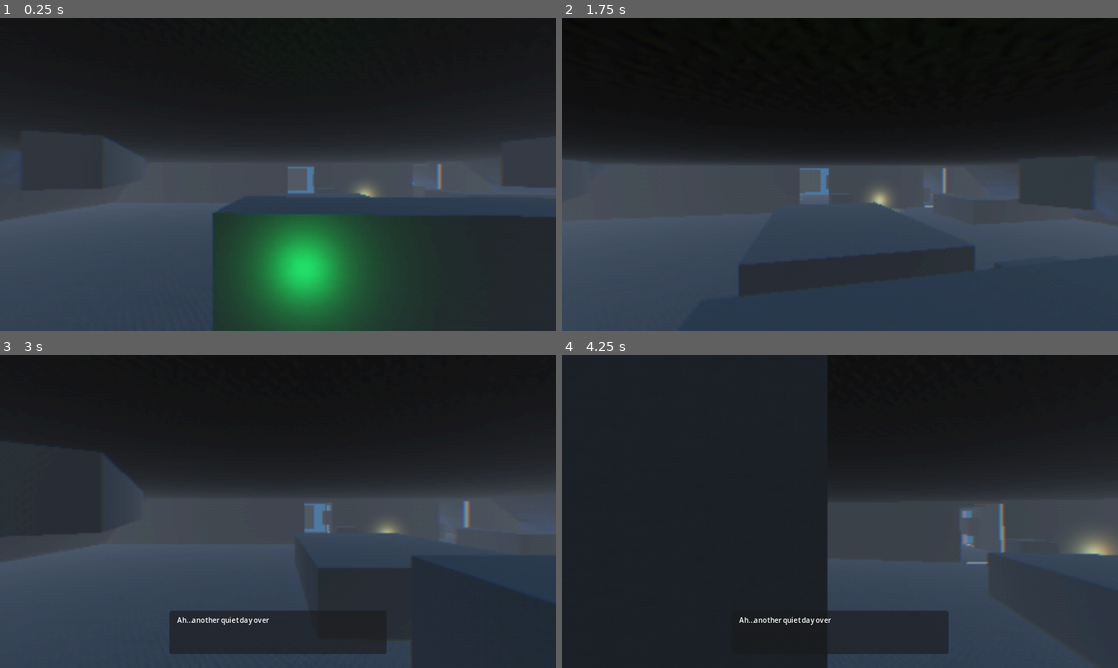
Above: before the commit, frames 1-4 (two rows, left to right).
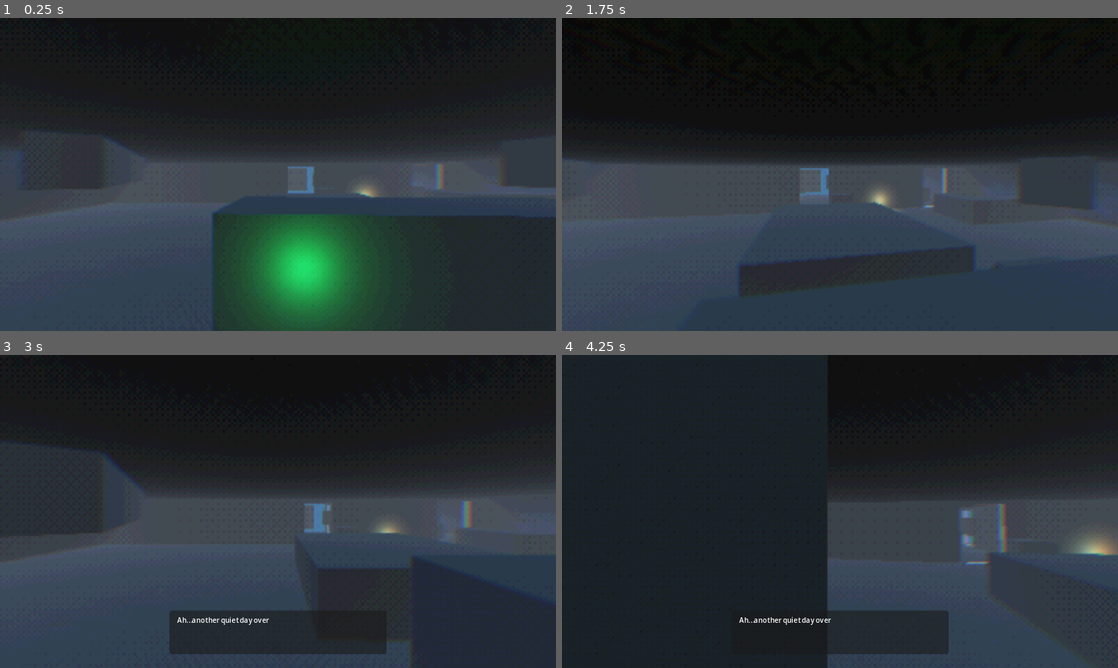
Above: after the commit, the same moments.

Repository: chybby/ldjam57
Game: Godot game, scene res://scenes/main/main.tscn
Same seed, same stepped clock (60 frames per second), same inputs: the game is played once before the commit and once after it.
Inputs (mouse positions are in pixels of both pictures, inside the frame that each line leads up to):
- Up to frame 1 (0.25 s): no input
- Up to frame 2 (1.75 s): tap Enter at 0.5 s; move the mouse to (834, 180) at 0.52 s; hold Ctrl (crouch) 0.53-1.28 s; hold W (move_forward) from 0.53 s (still down); tap Space (jump) at 0.77, 1.25, 1.52 s; move the mouse to (878, 177) at 1.27 s; click (878, 177) at 1.35 s
- Up to frame 3 (3 s): move the mouse to (233, 508) at 2.02 s; tap Shift (sprint) at 2.1 s; move the mouse to (283, 511) at 2.77 s; release W (move_forward) at 2.78 s; hold A (move_left) from 2.78 s (still down); tap O at 2.85 s
- Up to frame 4 (4.25 s): tap Space (jump) at 3.02, 3.77 s; move the mouse to (817, 505) at 3.52 s; release A (move_left) at 3.53 s; hold W (move_forward) from 3.53 s (still down); tap U at 3.6 s

The runs differ from the first frame. In frame 1, less than 0.1% of the frame differs, in the area x 64-80%, y 46-58%; in frame 2, less than 0.1%; in frame 3, 0.1%; in frame 4, 0.2%, in the area x 72-98%, y 47-68%.

Commit message:
added water effects

Diff:
--- a/scenes/game_objects/level/level.tscn
+++ b/scenes/game_objects/level/level.tscn
@@ -1,8 +1,10 @@
-[gd_scene load_steps=47 format=4 uid="uid://b8ic6wdu3t8ql"]
+[gd_scene load_steps=51 format=4 uid="uid://b8ic6wdu3t8ql"]
 
 [ext_resource type="Script" uid="uid://b14gnnw5gomgq" path="res://scenes/main/level.gd" id="1_pt7sd"]
 [ext_resource type="PackedScene" uid="uid://bdlc32ufvi3ef" path="res://interactable.tscn" id="2_1i0lj"]
 [ext_resource type="Texture2D" uid="uid://ndw2wx1q8tff" path="res://assets/wall90.png" id="2_78e8x"]
+[ext_resource type="Shader" uid="uid://blr6vvhgbh0fy" path="res://scenes/game_objects/level/water.gdshader" id="2_ltutm"]
+[ext_resource type="Texture2D" uid="uid://d1skwc4ipvwcc" path="res://assets/clear+sea+water-256x256.png" id="3_2ptmb"]
 [ext_resource type="Texture2D" uid="uid://dm553r43cdjbl" path="res://assets/floor.png" id="3_ltutm"]
 [ext_resource type="PackedScene" uid="uid://c51gq1dbqkgk8" path="res://trigger.tscn" id="5_llh75"]
 [ext_resource type="Script" uid="uid://d0xy42ycsao2k" path="res://scenes/game_objects/level/warninglight.gd" id="6_ltutm"]
@@ -23,22 +25,65 @@
 [sub_resource type="BoxShape3D" id="BoxShape3D_llh75"]
 size = Vector3(39, 30, 16)
 
-[sub_resource type="StandardMaterial3D" id="StandardMaterial3D_2ptmb"]
-albedo_color = Color(0, 0.748042, 0.748042, 1)
+[sub_resource type="ShaderMaterial" id="ShaderMaterial_2ptmb"]
+render_priority = 0
+shader = ExtResource("2_ltutm")
+shader_parameter/wave_texture = ExtResource("3_2ptmb")
+shader_parameter/enable_surface = false
+shader_parameter/water_color = Color(0.041, 0.147, 0.161, 0.95)
+shader_parameter/line_color = Color(0.205117, 0.205117, 0.205117, 0.426)
+shader_parameter/line_thickness = 0.01
+shader_parameter/line_threshold = 0.8
+shader_parameter/line_speed = 0.002
+shader_parameter/wave_frequency = 50.0
+shader_parameter/wave_direction = Vector2(0.5, 1)
+shader_parameter/wave_speed = 1.0
+shader_parameter/wave_height = 0.03
+shader_parameter/steps = 5.0
 
 [sub_resource type="PlaneMesh" id="PlaneMesh_qx8j2"]
-material = SubResource("StandardMaterial3D_2ptmb")
+material = SubResource("ShaderMaterial_2ptmb")
 size = Vector2(25, 6)
 
+[sub_resource type="ShaderMaterial" id="ShaderMaterial_vghux"]
+render_priority = 0
+shader = ExtResource("2_ltutm")
+shader_parameter/enable_surface = false
+shader_parameter/water_color = Color(0.0392157, 0.145098, 0.160784, 0.94902)
+shader_parameter/line_color = Color(1, 1, 1, 1)
+shader_parameter/line_thickness = 0.1
+shader_parameter/line_threshold = 0.7
+shader_parameter/line_speed = 0.0
+shader_parameter/wave_frequency = 50.0
+shader_parameter/wave_direction = Vector2(1, 0.5)
+shader_parameter/wave_speed = 1.0
+shader_parameter/wave_height = 0.25
+shader_parameter/steps = 5.0
+
 [sub_resource type="PlaneMesh" id="PlaneMesh_tswho"]
-material = SubResource("StandardMaterial3D_2ptmb")
+material = SubResource("ShaderMaterial_vghux")
 size = Vector2(50, 50)
 
 [sub_resource type="BoxShape3D" id="BoxShape3D_ltutm"]
 size = Vector3(33, 31, 78.5)
 
+[sub_resource type="ShaderMaterial" id="ShaderMaterial_h1d51"]
+render_priority = 0
+shader = ExtResource("2_ltutm")
+shader_parameter/enable_surface = false
+shader_parameter/water_color = Color(0.041, 0.147, 0.161, 0.95)
+shader_parameter/line_color = Color(1, 1, 1, 1)
+shader_parameter/line_thickness = 0.1
+shader_parameter/line_threshold = 0.7
+shader_parameter/line_speed = 0.0
+shader_parameter/wave_frequency = 50.0
+shader_parameter/wave_direction = Vector2(1, 0.5)
+shader_parameter/wave_speed = 1.0
+shader_parameter/wave_height = 0.03
+shader_parameter/steps = 5.0
+
 [sub_resource type="PlaneMesh" id="PlaneMesh_2ptmb"]
-material = SubResource("StandardMaterial3D_2ptmb")
+material = SubResource("ShaderMaterial_h1d51")
 size = Vector2(50, 50)
 
 [sub_resource type="BoxShape3D" id="BoxShape3D_h1d51"]
@@ -296,6 +341,7 @@
 
 [node name="Water" type="Area3D" parent="."]
 transform = Transform3D(1, 0, 0, 0, 1, 0, 0, 0, 1, -37, 10.5, -3.3)
+visible = false
 collision_layer = 8
 collision_mask = 0
 monitoring = false
@@ -930,6 +976,8 @@
 omni_range = 4.0
 omni_attenuation = 2.0
 script = ExtResource("6_ltutm")
+intensity = 4.0
+blink_speed = 2.0
 exit_light = true
 
 [node name="OmniLight3D5" type="OmniLight3D" parent="Geometry/CommandDeck"]
@@ -947,8 +995,15 @@
 omni_range = 1.5
 omni_attenuation = 2.0
 
-[node name="OmniLight3D6" type="OmniLight3D" parent="Geometry/CommandDeck"]
+[node name="light" type="OmniLight3D" parent="Geometry/CommandDeck"]
 transform = Transform3D(1, 0, 0, 0, 1, 0, 0, 0, 1, 12.4487, -0.142873, 10.6899)
+light_color = Color(0.744757, 0.654545, 0.421907, 1)
+light_energy = 2.0
+omni_range = 1.5
+omni_attenuation = 2.0
+
+[node name="light2" type="OmniLight3D" parent="Geometry/CommandDeck"]
+transform = Transform3D(1, 0, 0, 0, 1, 0, 0, 0, 1, 43.3712, -7.12102, -0.810903)
 light_color = Color(0.744757, 0.654545, 0.421907, 1)
 light_energy = 2.0
 omni_range = 1.5
--- /dev/null
+++ b/scenes/game_objects/level/water.gdshader
@@ -0,0 +1,66 @@
+shader_type spatial;
+render_mode unshaded, depth_draw_opaque, cull_back;
+
+uniform sampler2D wave_texture;
+
+uniform bool enable_surface = false;
+
+uniform vec4 water_color : source_color = vec4(0.041, 0.147, 0.161, 0.95);
+uniform vec4 line_color : source_color = vec4(1.0, 1.0, 1.0, 1.0);
+uniform float line_thickness : hint_range(0.01, 0.5) = 0.1;
+uniform float line_threshold : hint_range(0.0, 1.0) = 0.7;
+
+uniform float line_speed;
+
+uniform float wave_frequency = 50.0;
+uniform vec2 wave_direction = vec2(1.0, 0.5);
+uniform float wave_speed = 1;
+uniform float wave_height = 0.03;
+uniform float steps = 5.0;
+
+float wave_function(vec2 position, float time){
+    float wave = sin(position.x * wave_frequency + time * wave_speed) * 0.5;
+    wave += sin(position.y * wave_frequency * 0.8 + time * wave_speed * 1.2) * 0.5;
+
+    wave = floor(wave * steps) / steps;
+
+    return wave * wave_height;
+}
+
+void vertex() {
+	// Called for every vertex the material is visible on.
+    VERTEX.y += wave_function(VERTEX.xz, TIME);
+}
+
+void fragment() {
+    if(enable_surface)
+    {
+        vec2 scroll_amount = sin(wave_direction * TIME * line_speed);
+
+        vec2 noise_uv = fract(UV + scroll_amount);
+        float noise_value = texture(wave_texture, noise_uv).r;
+
+        float line_mask = smoothstep(line_threshold - line_thickness, line_threshold, noise_value);
+
+        float line_mask2 = smoothstep(line_threshold - 0.3 - line_thickness, line_thickness - 0.3, noise_value);
+
+        line_mask = max(line_mask, line_mask2 * 0.7);
+
+        vec3 final_color = mix(water_color.rgb, line_color.rgb, line_mask);
+
+	   // Called for every pixel the material is visible on.
+        ALBEDO = final_color;
+        ALPHA = water_color.a;
+    }
+    else
+    {
+        ALBEDO = water_color.rgb;
+        ALPHA = water_color.a;
+    }
+
+}
+
+//void light() {
+//	// Called for every pixel for every light affecting the material.
+//	// Uncomment to replace the default light processing function with this one.
+//}
--- /dev/null
+++ b/scenes/game_objects/level/water.tres
@@ -0,0 +1,20 @@
+[gd_resource type="ShaderMaterial" load_steps=3 format=3 uid="uid://cd5rv8nux0ok6"]
+
+[ext_resource type="Shader" uid="uid://blr6vvhgbh0fy" path="res://scenes/game_objects/level/water.gdshader" id="1_1t2uc"]
+[ext_resource type="Texture2D" uid="uid://d1skwc4ipvwcc" path="res://assets/clear+sea+water-256x256.png" id="2_k7hk4"]
+
+[resource]
+render_priority = 0
+shader = ExtResource("1_1t2uc")
+shader_parameter/wave_texture = ExtResource("2_k7hk4")
+shader_parameter/enable_surface = false
+shader_parameter/water_color = Color(0.041, 0.147, 0.161, 0.95)
+shader_parameter/line_color = Color(0.205117, 0.205117, 0.205117, 0.426)
+shader_parameter/line_thickness = 0.01
+shader_parameter/line_threshold = 0.8
+shader_parameter/line_speed = 0.002
+shader_parameter/wave_frequency = 50.0
+shader_parameter/wave_direction = Vector2(0.5, 1)
+shader_parameter/wave_speed = 1.0
+shader_parameter/wave_height = 0.03
+shader_parameter/steps = 5.0
--- a/scenes/main/main.tscn
+++ b/scenes/main/main.tscn
@@ -7,6 +7,7 @@
 [ext_resource type="Shader" uid="uid://cb0mfmpkehdnp" path="res://scenes/main/main.gdshader" id="4_l3cfh"]
 [ext_resource type="AudioStream" uid="uid://cfmvp6qtpnbrf" path="res://resources/bgmusic.mp3" id="4_ow5a4"]
 [ext_resource type="StyleBox" uid="uid://b84455x2yqgny" path="res://resources/hud_item_panel.tres" id="7_b1x3f"]
+[ext_resource type="Shader" uid="uid://b511rp6pa6sos" path="res://scenes/main/underwater.gdshader" id="7_blune"]
 [ext_resource type="Texture2D" uid="uid://xpg85tarwfpe" path="res://assets/hammer.png" id="7_yyfjg"]
 [ext_resource type="Texture2D" uid="uid://bw0cbygxgthwr" path="res://assets/scuba.png" id="8_b1x3f"]
 [ext_resource type="PackedScene" uid="uid://dqdghib36qcfw" path="res://scenes/monologueSystem/monologue.tscn" id="10_a8run"]
@@ -33,10 +34,19 @@
 shader = ExtResource("4_l3cfh")
 shader_parameter/enable_aberration = true
 shader_parameter/levels = 5
-shader_parameter/spread = 0.01
+shader_parameter/spread = 0.02
 shader_parameter/enable_dithering = true
-shader_parameter/colors = 64
-shader_parameter/dither_size = 2
+shader_parameter/colors = 32
+shader_parameter/dither_size = 4
+
+[sub_resource type="ShaderMaterial" id="ShaderMaterial_th5th"]
+shader = ExtResource("7_blune")
+shader_parameter/wobble_speed = 0.706
+shader_parameter/wobble_strength = 0.009
+shader_parameter/tint_color = Color(0.0985537, 0.269342, 0.294679, 0.94902)
+shader_parameter/tint_strength = 0.4
+shader_parameter/distortion_scale = 5.66
+shader_parameter/time_scale = 2.354
 
 [sub_resource type="Animation" id="Animation_ouso4"]
 length = 0.001
@@ -105,16 +115,16 @@
 
 [node name="WaterLayer" type="CanvasLayer" parent="."]
 unique_name_in_owner = true
-visible = false
 
 [node name="WaterRect" type="ColorRect" parent="WaterLayer"]
+material = SubResource("ShaderMaterial_th5th")
 anchors_preset = 15
 anchor_right = 1.0
 anchor_bottom = 1.0
 grow_horizontal = 2
 grow_vertical = 2
 mouse_filter = 2
-color = Color(0.178, 0.363, 0.59, 0.5)
+color = Color(1, 1, 1, 0)
 
 [node name="HUD" type="CanvasLayer" parent="."]
 layer = 18
--- /dev/null
+++ b/scenes/main/underwater.gdshader
@@ -0,0 +1,43 @@
+shader_type canvas_item;
+
+uniform sampler2D SCREEN_TEXTURE : hint_screen_texture, filter_linear_mipmap;
+
+uniform float wobble_speed : hint_range(0.1, 5.0) = 1.0;
+uniform float wobble_strength : hint_range(0.0, 0.1, 0.001) = 0.005;
+uniform vec4 tint_color : source_color = vec4(0.2, 0.5, 0.8, 1.0);
+uniform float tint_strength : hint_range(0.0, 1.0) = 0.25;
+
+uniform float distortion_scale : hint_range(1.0, 20.0) = 10.0;
+uniform float time_scale : hint_range(0.1, 5.0) = 1.0;
+
+void fragment() {
+    // First distortion: diagonal wave pattern
+    float wobble1 = sin(TIME * wobble_speed + (UV.x + UV.y) * distortion_scale) * wobble_strength;
+
+    // Second distortion: perpendicular diagonal wave pattern
+    float wobble2 = cos(TIME * wobble_speed * 0.8 + (UV.x - UV.y) * distortion_scale * 1.3) * wobble_strength;
+
+    // Third distortion: higher frequency wave for smaller ripples
+    float wobble3 = sin(TIME * wobble_speed * 1.5 + UV.x * distortion_scale * 2.0) * wobble_strength * 0.5;
+
+    // Fourth distortion: variation in Y direction
+    float wobble4 = cos(TIME * wobble_speed * 1.2 + UV.y * distortion_scale * 2.5) * wobble_strength * 0.5;
+
+    // Create circular waves from the center
+    vec2 center_uv = UV - vec2(0.5, 0.5); // UV coordinates relative to center
+    float dist_from_center = length(center_uv);
+    float circular_wave = sin(dist_from_center * distortion_scale - TIME * wobble_speed) * wobble_strength;
+
+    vec2 screen_uv_distorted = SCREEN_UV;
+    screen_uv_distorted.x += wobble1 + wobble3 + circular_wave * 0.5;
+    screen_uv_distorted.y += wobble2 + wobble4 + circular_wave * 0.5;
+
+    vec4 screen_color = texture(SCREEN_TEXTURE, screen_uv_distorted);
+
+    // Apply tint
+    COLOR.rgb = mix(screen_color.rgb, tint_color.rgb, tint_strength);
+    COLOR.a = screen_color.a;
+
+    float total_distortion = abs(wobble1) + abs(wobble2) + abs(wobble3) + abs(wobble4) + abs(circular_wave);
+    COLOR.rgb *= (1.0 - total_distortion * 5.0);
+}
Binary file added: assets/clear+sea+water-256x256.png
Not shown, added: assets/clear+sea+water-256x256.png.import
Not shown, added: scenes/game_objects/level/water.gdshader.uid
Not shown: 1 places in scenes/main/main.tscn that only renumber resources
Not shown, added: scenes/main/underwater.gdshader.uid
